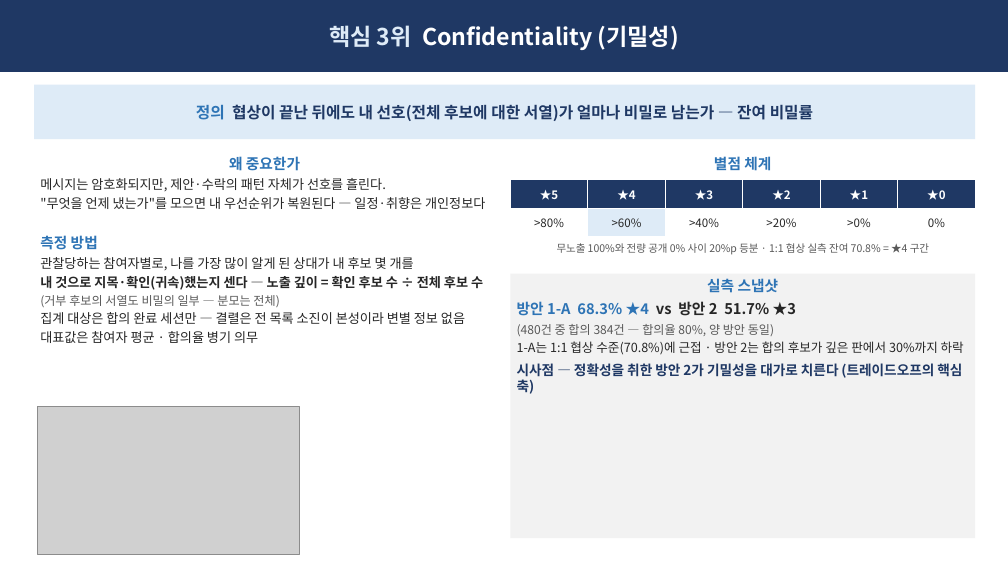
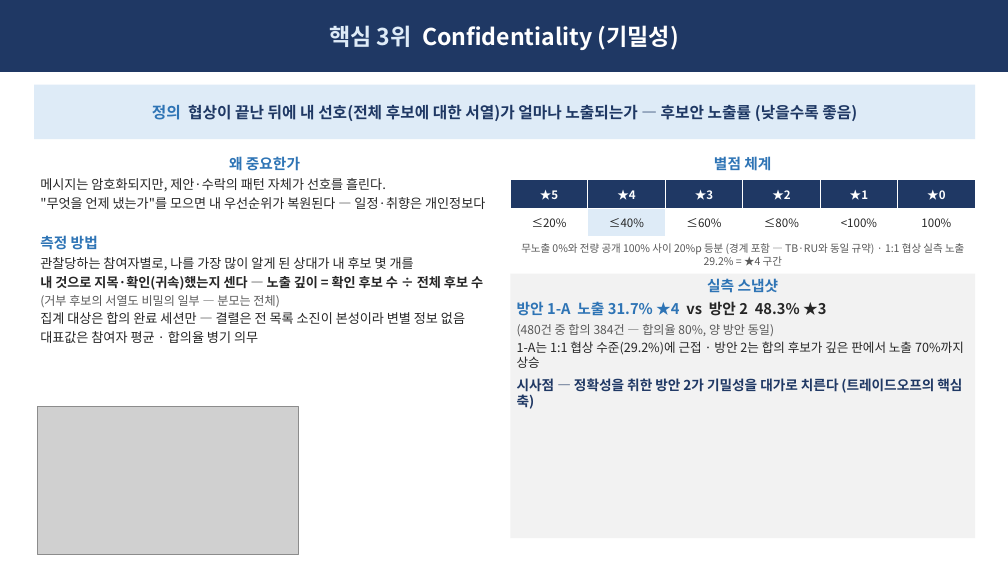
Before and after one commit to Sunwoo-Nam/architect-teamproject, a slide deck: slide 5 of docs/changbae/61-핵심QA-5종-임원-브리핑.pptx. Drawn at 1008x567 pixels with LibreOffice and Linux fonts; fonts in the diff are those of the drawing; grey boxes stand for pictures. Boxes give left, top, right and bottom in pixels: in the first picture for what was removed or moved away, otherwise in the second. Text is boxed around its words. In the diff, an @@ line names an element or a change of style, - is before the commit and + after.

```diff
--- a/docs/changbae/61-핵심QA-5종-임원-브리핑.pptx
+++ b/docs/changbae/61-핵심QA-5종-임원-브리핑.pptx
@@ text in rectangle at box(152, 104, 857, 121): text changed @@
-정의 협상이 끝난 뒤에도 내 선호(전체 후보에 대한 서열)가 얼마나 비밀로 남는가 — 잔여 비밀률
+정의 협상이 끝난 뒤에 내 선호(전체 후보에 대한 서열)가 얼마나 노출되는가 — 후보안 노출률 (낮을수록 좋음)
@@ table at box(510, 180, 973, 237) @@
-row 2: >80% | >60% | >40% | >20% | >0% | 0%
+row 2: ≤20% | ≤40% | ≤60% | ≤80% | <100% | 100%
@@ text at box(521, 243, 964, 266): text changed @@
-무노출 100%와 전량 공개 0% 사이 20%p 등분 · 1:1 협상 실측 잔여 70.8% = ★4 구간
+무노출 0%와 전량 공개 100% 사이 20%p 등분 (경계 포함 — TB·RU와 동일 규약) · 1:1 협상 실측 노출 29.2% = ★4 구간
@@ text in rectangle at box(517, 301, 826, 316): text changed @@
-방안 1-A 68.3% ★4 vs 방안 2 51.7% ★3
+방안 1-A 노출 31.7% ★4 vs 방안 2 48.3% ★3
@@ text in rectangle at box(517, 341, 964, 368): text changed @@
-1-A는 1:1 협상 수준(70.8%)에 근접 · 방안 2는 합의 후보가 깊은 판에서 30%까지 하락
+1-A는 1:1 협상 수준(29.2%)에 근접 · 방안 2는 합의 후보가 깊은 판에서 노출 70%까지 상승
```
Also in this commit, not shown: 1 other slide changed, 25 other files.
